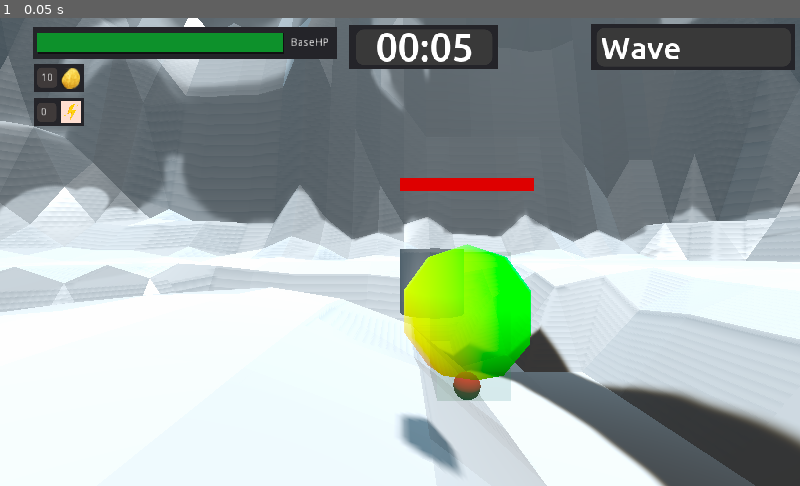
Above: before the commit, frame 1.
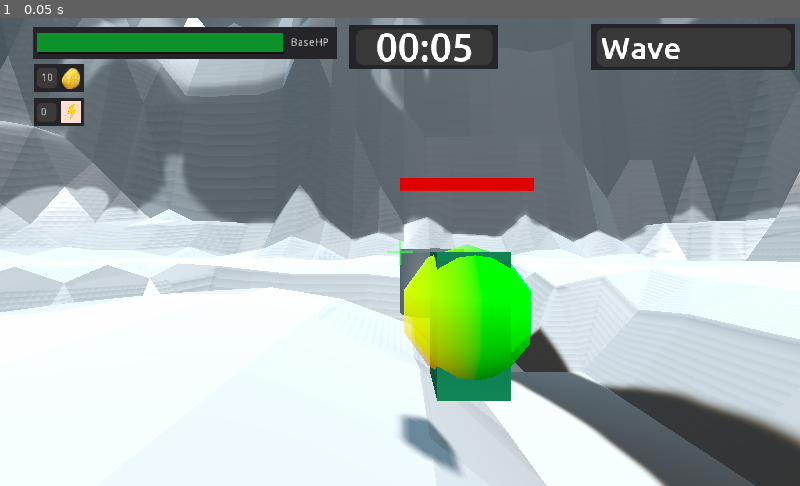
Above: after the commit, the same moment.

Repository: Paulpanther/MultiplayerTowerDefense
Game: Godot game, scene res://game/game.tscn
Two runs of this game, one before a commit and one after it. Both use one fixed random seed, a clock stepped at 60 frames per second and the inputs below.
Inputs:
- Up to frame 1 (0.05 s): no input

The runs differ from the first frame. In frame 1, 2.0% of the frame differs, in the area x 48-64%, y 47-82%.
Error in both runs: Assertion failed. (res://addons/multiplayer/NetworkGame.gd:84)

Commit message:
Add crosshair remove collision indicator

Diff:
--- a/default_env.tres
+++ b/default_env.tres
@@ -1,6 +1,8 @@
 [gd_resource type="Environment" load_steps=2 format=2]
 
 [sub_resource type="ProceduralSky" id=1]
+sun_latitude = 70.0
+sun_longitude = 21.18
 
 [resource]
 background_mode = 2
--- /dev/null
+++ b/game/Crosshair.gd
@@ -0,0 +1,10 @@
+extends Control
+
+onready var ui = get_parent()
+onready var tex = "res://assets/crosshair.png"
+
+func _ready():
+	var canvas = ui.get_global_transform()
+
+	set_position(canvas)
+	#draw_texture(tex, canvas.x * .5 + canvas.z * 0.5)
--- a/player/CameraOrbit.gd
+++ b/player/CameraOrbit.gd
@@ -65,7 +65,7 @@
 
 	#Ray Collision
 	if $Camera/RayCast.is_colliding() and $Camera/RayCast.get_collider() != null:
-		collisionIndicator.show()
+		#collisionIndicator.show()
 		collision_point = $Camera/RayCast.get_collision_point()
 		collisionIndicator.global_transform.origin = collision_point
 		collider = $Camera/RayCast.get_collider()
--- /dev/null
+++ b/player/Crosshair.gd
@@ -0,0 +1,18 @@
+extends Sprite3D
+
+onready var camera_orbital = get_parent().get_parent()
+onready var crosshair_tex = preload("res://assets/crosshair.png")
+onready var turm_tex = preload("res://assets/turm.png")
+
+
+func switch_crosshair(group):
+	pass
+	#if group == "rock":
+	#	set_texture(turm_tex)
+
+
+
+func _process(delta):
+	var collision_group = camera_orbital.get_collision_group()
+	set_texture(crosshair_tex)
+	switch_crosshair(collision_group)
--- a/player/player.tscn
+++ b/player/player.tscn
@@ -1,8 +1,9 @@
-[gd_scene load_steps=13 format=2]
+[gd_scene load_steps=14 format=2]
 
 [ext_resource path="res://addons/multiplayer/Sync.gd" type="Script" id=1]
 [ext_resource path="res://player/player.gd" type="Script" id=2]
 [ext_resource path="res://player/CameraOrbit.gd" type="Script" id=3]
+[ext_resource path="res://player/Crosshair.gd" type="Script" id=4]
 [ext_resource path="res://player/PlacementGhost.gd" type="Script" id=5]
 [ext_resource path="res://tower/Tower.tscn" type="PackedScene" id=6]
 [ext_resource path="res://player/AllGhosts.gd" type="Script" id=7]
@@ -15,7 +16,6 @@
 size = Vector3( 1, 2, 1 )
 
 [sub_resource type="SpatialMaterial" id=4]
-flags_transparent = true
 albedo_color = Color( 0.0627451, 0.941176, 0.560784, 0.286275 )
 
 [sub_resource type="SphereMesh" id=5]
@@ -58,6 +58,10 @@
 cast_to = Vector3( 0, 0, 20 )
 collision_mask = 10
 
+[node name="Crosshair" type="Sprite3D" parent="CameraOrbital/Camera"]
+transform = Transform( 1, 0, 0, 0, 1, 0, 0, 0, 1, 4.76837e-07, 0, -5.26073 )
+script = ExtResource( 4 )
+
 [node name="CollisionIndicator" type="MeshInstance" parent="."]
 mesh = SubResource( 5 )
 material/0 = SubResource( 6 )
--- a/project.godot
+++ b/project.godot
@@ -33,6 +33,10 @@
 [autoload]
 
 Global="*res://Global.gd"
+
+[display]
+
+window/size/fullscreen=true
 
 [editor_plugins]
 
Binary file added: assets/turm.png
Not shown, added: assets/turm.png.import
